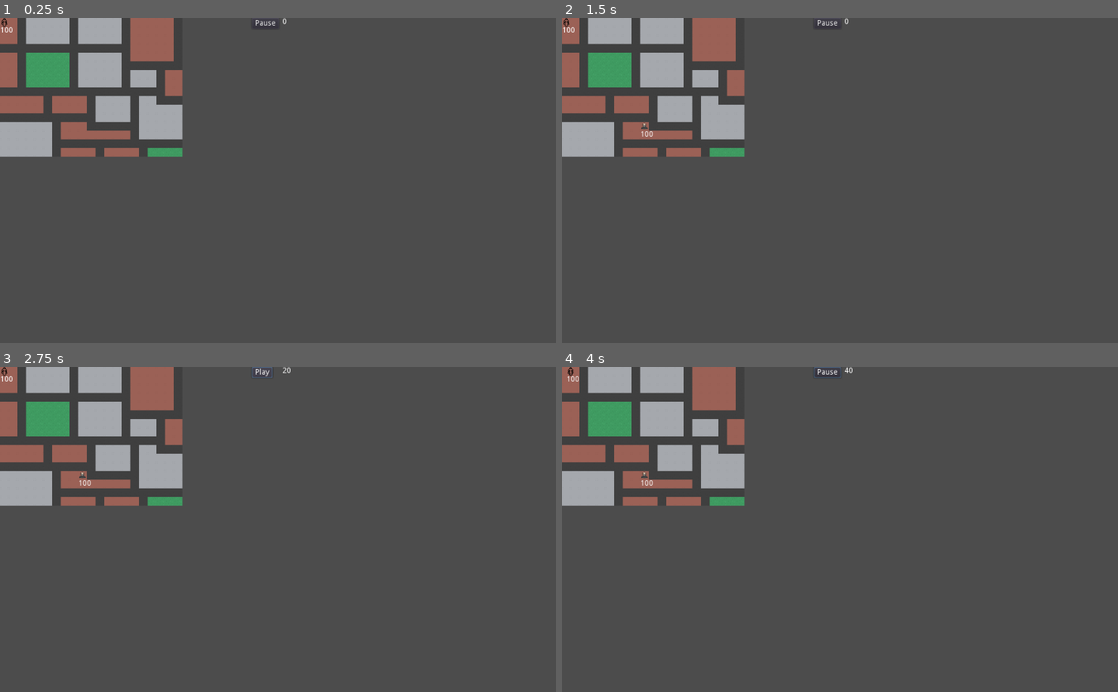
Above: before the commit, frames 1-4 (two rows, left to right).
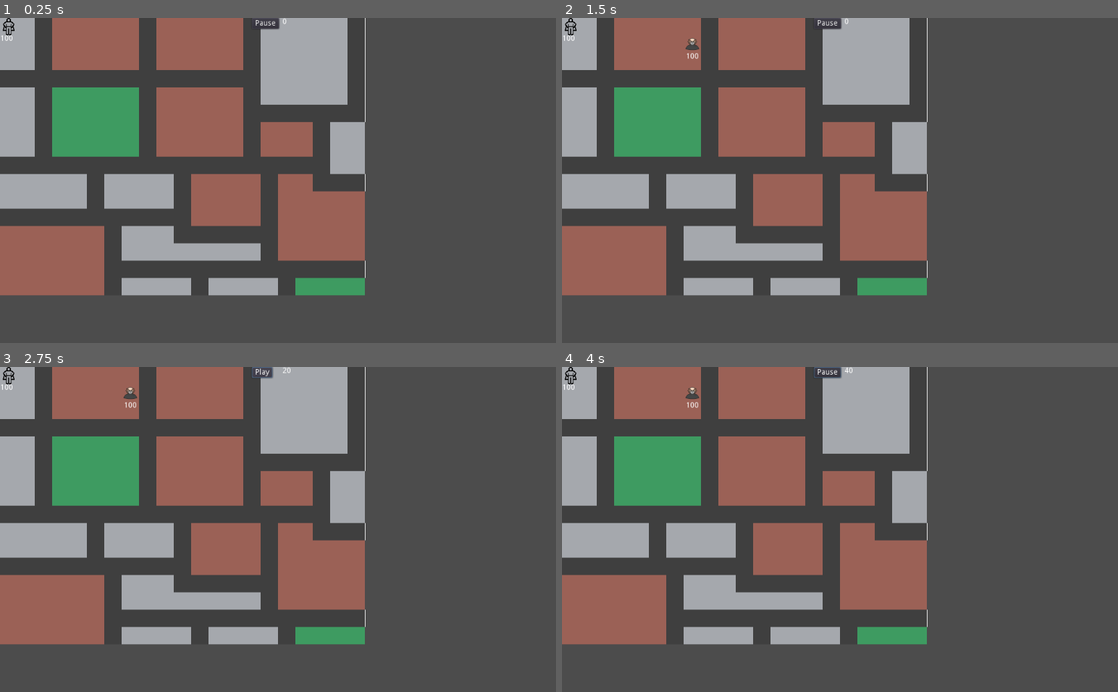
Above: after the commit, the same moments.

Repository: rachd/superhero-dispatcher
Game: Godot game, scene res://Main.tscn
The game is run twice, just before and just after one commit, with the same random seed, the same clock (stepped at 60 frames per second) and the same inputs.
Inputs (mouse positions are in pixels of both pictures, inside the frame that each line leads up to):
- Up to frame 1 (0.25 s): no input
- Up to frame 2 (1.5 s): tap Enter at 0.5 s; move the mouse to (567, 21) at 0.52 s; click (567, 21) at 0.67 s; click "Attack" at 1.25 s
- Up to frame 3 (2.75 s): click "Pause" at 2 s
- Up to frame 4 (4 s): click "Play" at 2.75 s; move the mouse to (645, 474) at 3.52 s; click (645, 474) at 3.67 s

The runs differ from the first frame. In frame 1, 39% of the frame differs, in the area x 0-66%, y 0-86%; in frame 2, 39%; in frame 3, 39%; in frame 4, 39%.

Commit message:
scale up game

Diff:
--- a/Hero.gd
+++ b/Hero.gd
@@ -61,7 +61,7 @@
 	stop_attack()
 	var relative_position = villain.position - position
 	target_villain = villain
-	if relative_position.length() <= 4:
+	if relative_position.length() <= 8:
 		target_position = position
 	else:
 		target_position = villain.position
--- a/Hero.tscn
+++ b/Hero.tscn
@@ -6,35 +6,37 @@
 [ext_resource path="res://HeroPanel.tscn" type="PackedScene" id=4]
 
 [sub_resource type="RectangleShape2D" id=1]
-extents = Vector2( 8, 8 )
+extents = Vector2( 16, 16 )
 
 [node name="Hero" type="KinematicBody2D"]
 script = ExtResource( 1 )
 
 [node name="Sprite" type="Sprite" parent="."]
-position = Vector2( 8, 8 )
-scale = Vector2( 0.03125, 0.03125 )
+position = Vector2( 16, 16 )
+scale = Vector2( 0.0625, 0.0625 )
 texture = ExtResource( 2 )
 
 [node name="CollisionShape2D" type="CollisionShape2D" parent="."]
-position = Vector2( 8, 8 )
+position = Vector2( 16, 16 )
 shape = SubResource( 1 )
 
 [node name="Area2D" type="Area2D" parent="."]
 script = ExtResource( 3 )
 
 [node name="CollisionShape2D2" type="CollisionShape2D" parent="Area2D"]
-position = Vector2( 8, 8 )
+position = Vector2( 16, 16 )
 shape = SubResource( 1 )
 
 [node name="HeroPanel" parent="." instance=ExtResource( 4 )]
 anchor_right = 1.0
 anchor_bottom = 1.0
+margin_right = 66.0
+margin_bottom = 112.0
 
 [node name="AttackTimer" type="Timer" parent="."]
 
 [node name="Label" type="Label" parent="."]
-margin_top = 16.0
+margin_top = 31.0
 margin_right = 40.0
-margin_bottom = 30.0
+margin_bottom = 45.0
 [connection signal="timeout" from="AttackTimer" to="." method="_on_AttackTimer_timeout"]
--- a/Main.tscn
+++ b/Main.tscn
@@ -10,6 +10,8 @@
 script = ExtResource( 1 )
 
 [node name="TownTileMap" parent="." instance=ExtResource( 2 )]
+cell_size = Vector2( 32, 32 )
+cell_quadrant_size = 32
 tile_data = PoolIntArray( 0, 0, 0, 1, 0, 0, 2, 3, 0, 3, 1, 0, 4, 1, 0, 5, 1, 0, 6, 1, 0, 7, 1, 0, 8, 3, 0, 9, 1, 0, 10, …(4496 unchanged characters)…
 
 [node name="HUD" parent="." instance=ExtResource( 3 )]
--- a/Town.tscn
+++ b/Town.tscn
@@ -1,24 +1,24 @@
 [gd_scene load_steps=4 format=2]
 
-[ext_resource path="res://assets/roguelikeCity_magenta.png" type="Texture" id=1]
+[ext_resource path="res://assets/tileset.png" type="Texture" id=1]
 [ext_resource path="res://Town.gd" type="Script" id=2]
 
 [sub_resource type="TileSet" id=1]
-0/name = "house"
+0/name = "office"
 0/texture = ExtResource( 1 )
 0/tex_offset = Vector2( 0, 0 )
 0/modulate = Color( 1, 1, 1, 1 )
-0/region = Rect2( 119, 0, 16, 16 )
+0/region = Rect2( 1, 1, 32, 32 )
 0/tile_mode = 0
 0/occluder_offset = Vector2( 0, 0 )
 0/navigation_offset = Vector2( 0, 0 )
 0/shapes = [  ]
 0/z_index = 0
-1/name = "office"
+1/name = "house"
 1/texture = ExtResource( 1 )
 1/tex_offset = Vector2( 0, 0 )
 1/modulate = Color( 1, 1, 1, 1 )
-1/region = Rect2( 391, 0, 16, 16 )
+1/region = Rect2( 34, 1, 32, 32 )
 1/tile_mode = 0
 1/occluder_offset = Vector2( 0, 0 )
 1/navigation_offset = Vector2( 0, 0 )
@@ -28,7 +28,7 @@
 2/texture = ExtResource( 1 )
 2/tex_offset = Vector2( 0, 0 )
 2/modulate = Color( 1, 1, 1, 1 )
-2/region = Rect2( 0, 408, 16, 16 )
+2/region = Rect2( 100, 1, 32, 32 )
 2/tile_mode = 0
 2/occluder_offset = Vector2( 0, 0 )
 2/navigation_offset = Vector2( 0, 0 )
@@ -38,7 +38,7 @@
 3/texture = ExtResource( 1 )
 3/tex_offset = Vector2( 0, 0 )
 3/modulate = Color( 1, 1, 1, 1 )
-3/region = Rect2( 187, 323, 16, 16 )
+3/region = Rect2( 67, 1, 33, 32 )
 3/tile_mode = 0
 3/occluder_offset = Vector2( 0, 0 )
 3/navigation_offset = Vector2( 0, 0 )
--- a/Villain.tscn
+++ b/Villain.tscn
@@ -5,22 +5,22 @@
 [ext_resource path="res://ClickHandler.gd" type="Script" id=3]
 
 [sub_resource type="RectangleShape2D" id=1]
-extents = Vector2( 8, 8 )
+extents = Vector2( 16, 16 )
 
 [node name="Villain" type="Node2D"]
 script = ExtResource( 1 )
 
 [node name="VillainSprite" type="Sprite" parent="."]
-position = Vector2( 8, 8 )
-scale = Vector2( 0.5, 0.5 )
+position = Vector2( 16, 16 )
 texture = ExtResource( 2 )
 
 [node name="DamageTimer" type="Timer" parent="."]
 
 [node name="Label" type="Label" parent="."]
-margin_top = 16.0
-margin_right = 24.0
-margin_bottom = 30.0
+margin_left = 4.0
+margin_top = 32.0
+margin_right = 28.0
+margin_bottom = 46.0
 text = "100"
 __meta__ = {
 "_edit_use_anchors_": false
@@ -31,6 +31,6 @@
 script = ExtResource( 3 )
 
 [node name="CollisionShape2D2" type="CollisionShape2D" parent="Area2D"]
-position = Vector2( 8, 8 )
+position = Vector2( 16, 16 )
 shape = SubResource( 1 )
 [connection signal="timeout" from="DamageTimer" to="." method="_on_DamageTimer_timeout"]
--- a/VillainSpawner.gd
+++ b/VillainSpawner.gd
@@ -2,7 +2,7 @@
 
 var tilemap
 
-const cell_size = 16
+const cell_size = 32
 
 export var max_villains = 5
 var spawn_area : Rect2 = Rect2(0, 0, 256, 240)
--- a/constants.gd
+++ b/constants.gd
@@ -2,8 +2,8 @@
 
 static func getTiles():
 	return {
-		"house": 0,
-		"office": 1,
+		"office": 0,
+		"house": 1,
 		"park": 2,
 		"road": 3
 	}
Binary file added: assets/tileset.png
Not shown, added: assets/tileset.png.import
